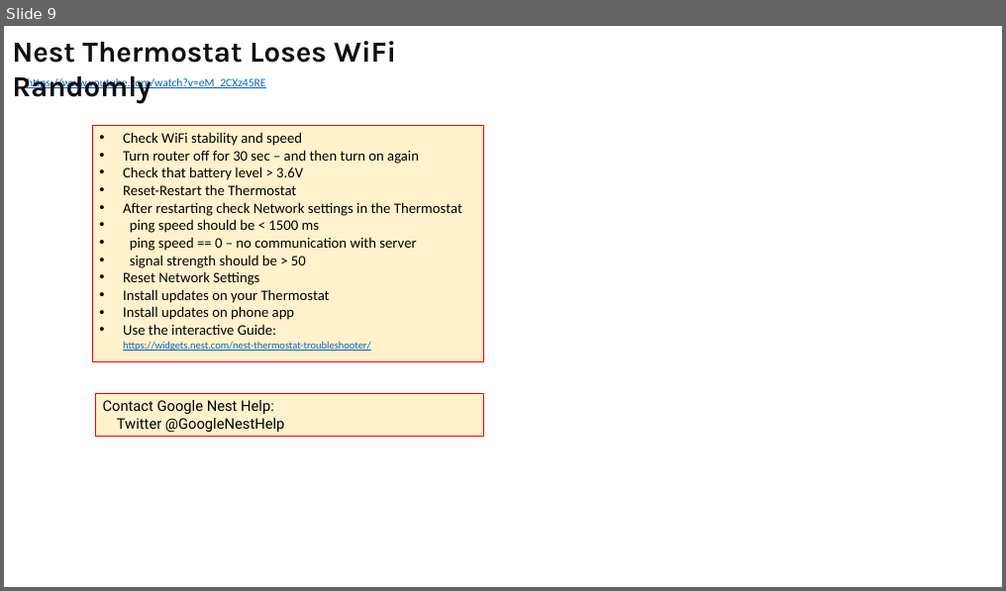
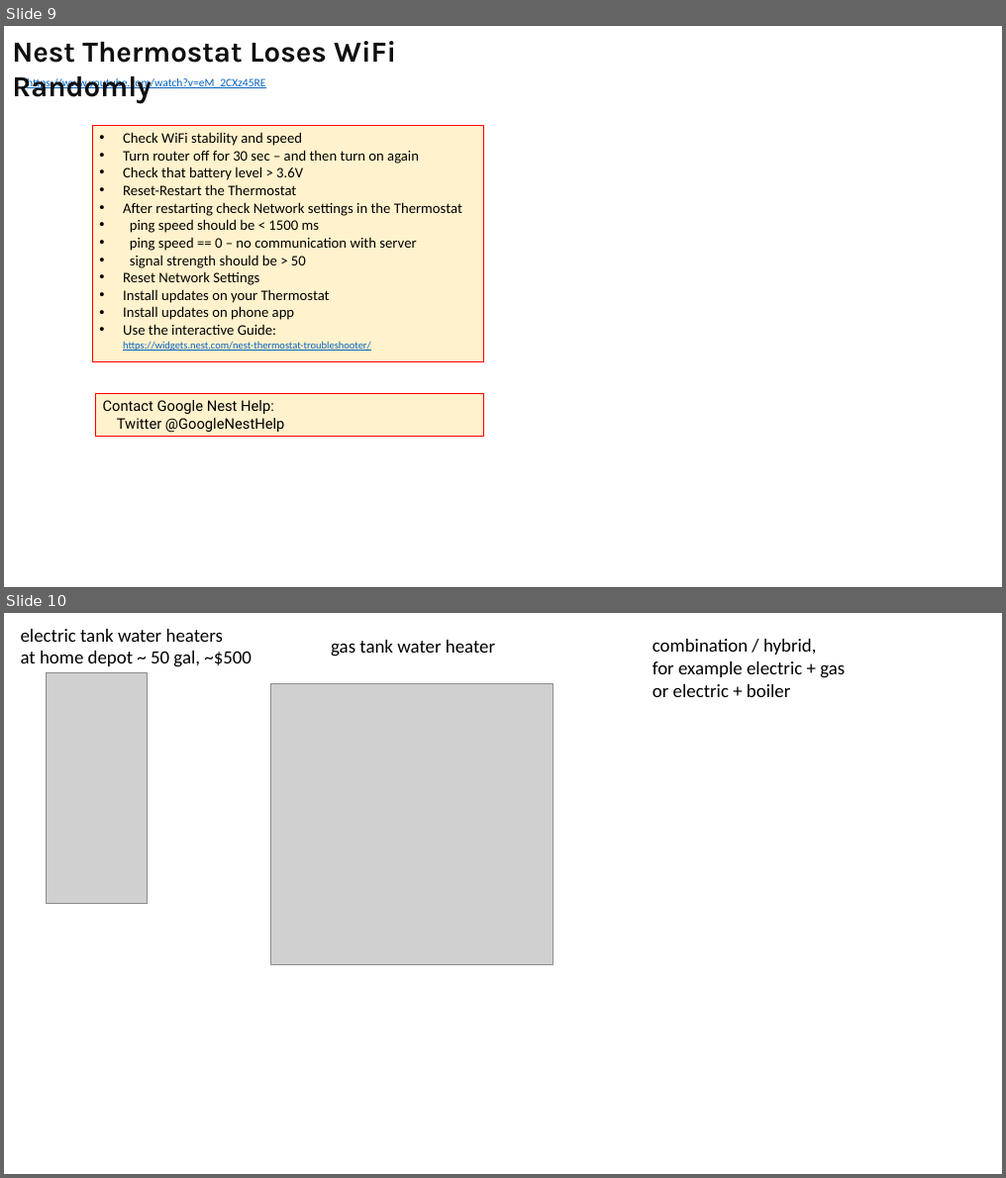
Before and after one commit to lselector/misc_farm, a slide deck: oil_boiler_heating.pptx. Shown one above the other, each under a label of ours: slide 9 before the commit, slides 9 and 10 after it. The pictures are 1006x591 and 1006x1178 pixels, drawn with LibreOffice and Linux fonts; fonts in the diff are those of the drawing; grey boxes stand for pictures. Boxes give left, top, right and bottom in pixels: in the first picture for what was removed or moved away, otherwise in the second. Text is boxed around its words. In the diff, an @@ line names an element or a change of style, - is before the commit and + after.

```diff
--- a/oil_boiler_heating.pptx
+++ b/oil_boiler_heating.pptx
@@ slide 10 added at [4, 613, 1002, 1174], background #FFFFFF @@
@@ text added at [21, 629, 252, 667], 18 pt, text #000000 @@
+electric tank water heaters
+at home depot ~ 50 gal, ~$500
@@ text added at [331, 640, 495, 657], 18 pt, text #000000 @@
+gas tank water heater
@@ text added at [652, 639, 845, 697], 18 pt, text #000000 @@
+combination / hybrid,
+for example electric + gas
+or electric + boiler
@@ picture added at [46, 672, 147, 903] @@
@@ picture added at [271, 683, 552, 964] @@
```
Also in this commit, not shown: 2 slides changed.
